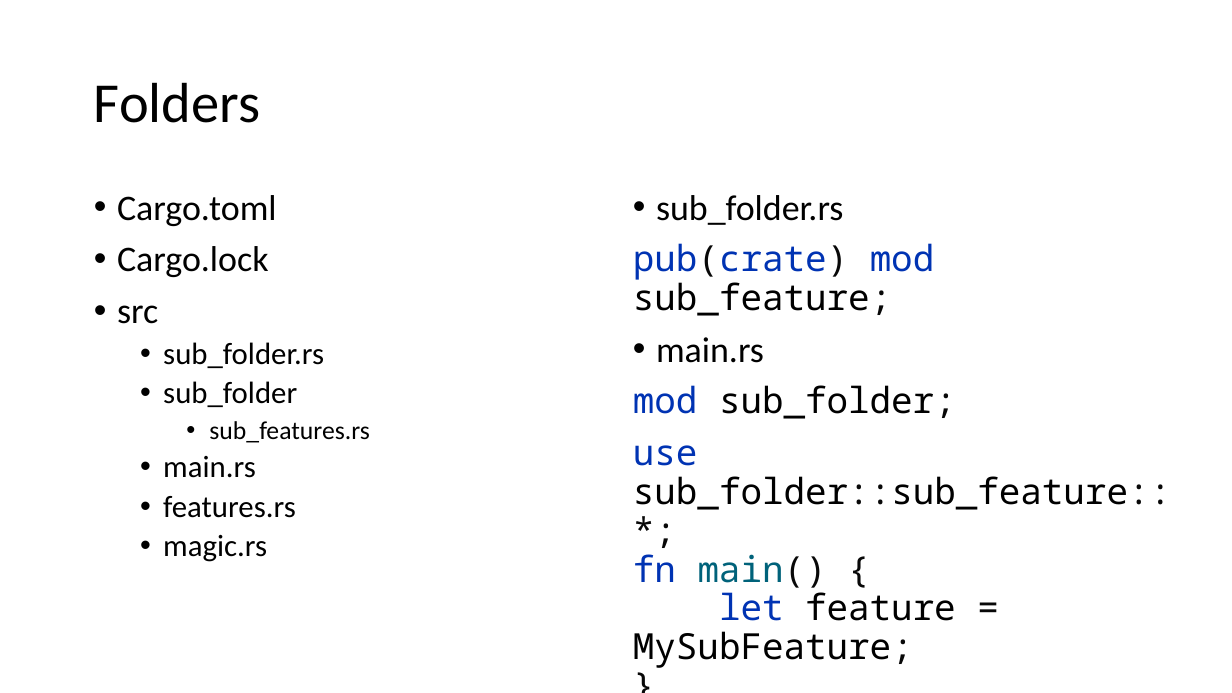
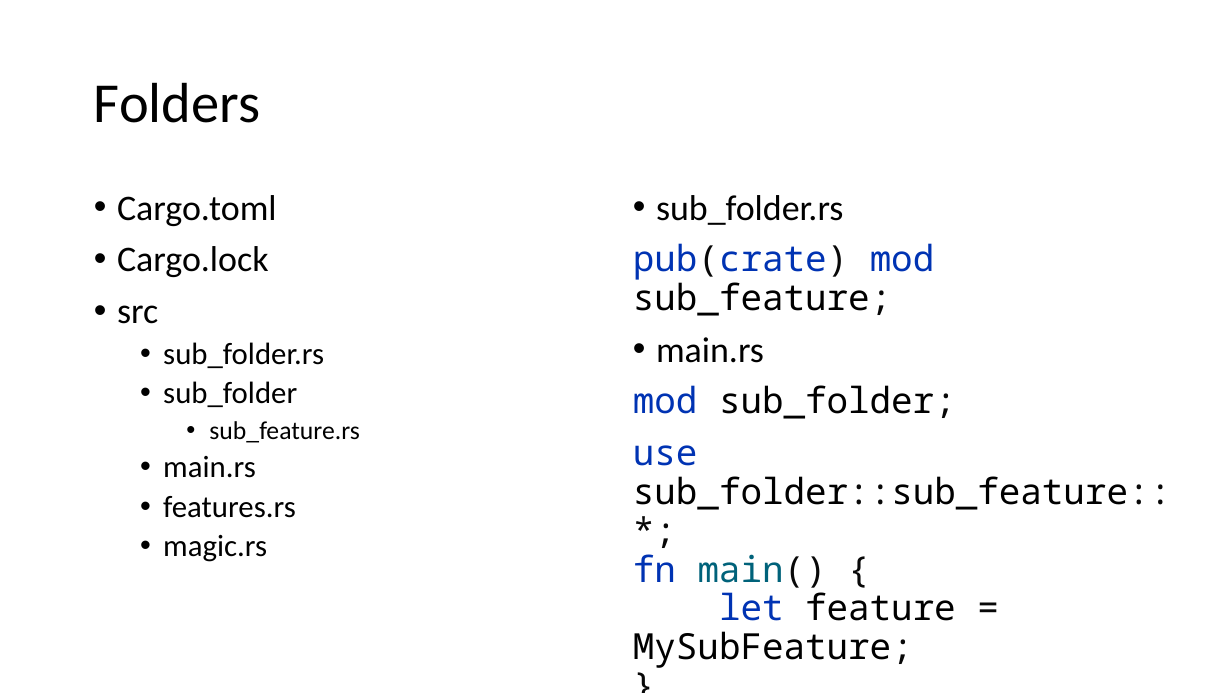
Before and after one commit to kugushev/course-rust-basics, a slide deck: slide 29 of src/07-Modules/07-Modules.pptx. Drawn at 1232x693 pixels with LibreOffice and Linux fonts; fonts in the diff are those of the drawing. Boxes give left, top, right and bottom in pixels: in the first picture for what was removed or moved away, otherwise in the second. Text is boxed around its words. In the diff, an @@ line names an element or a change of style, - is before the commit and + after.

```diff
--- a/src/07-Modules/07-Modules.pptx
+++ b/src/07-Modules/07-Modules.pptx
@@ text at [209,421,360,443]: text changed @@
-    • sub_features.rs
+    • sub_feature.rs
```
Also in this commit, not shown: 1 other slide changed, 4 other files.
